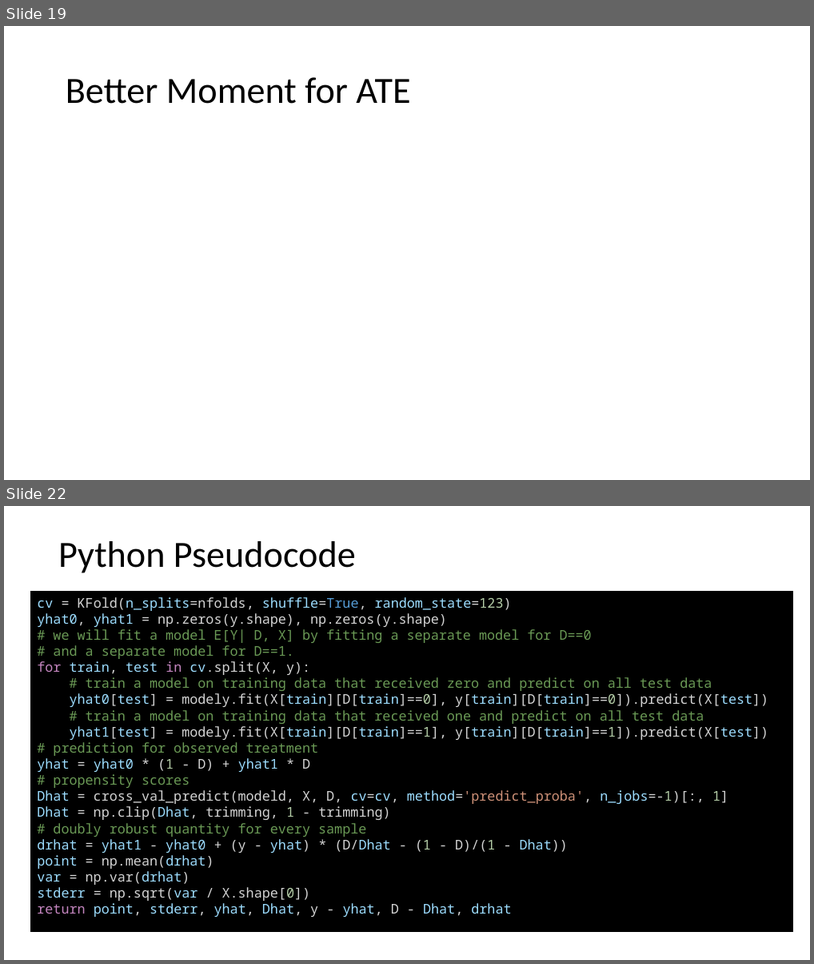
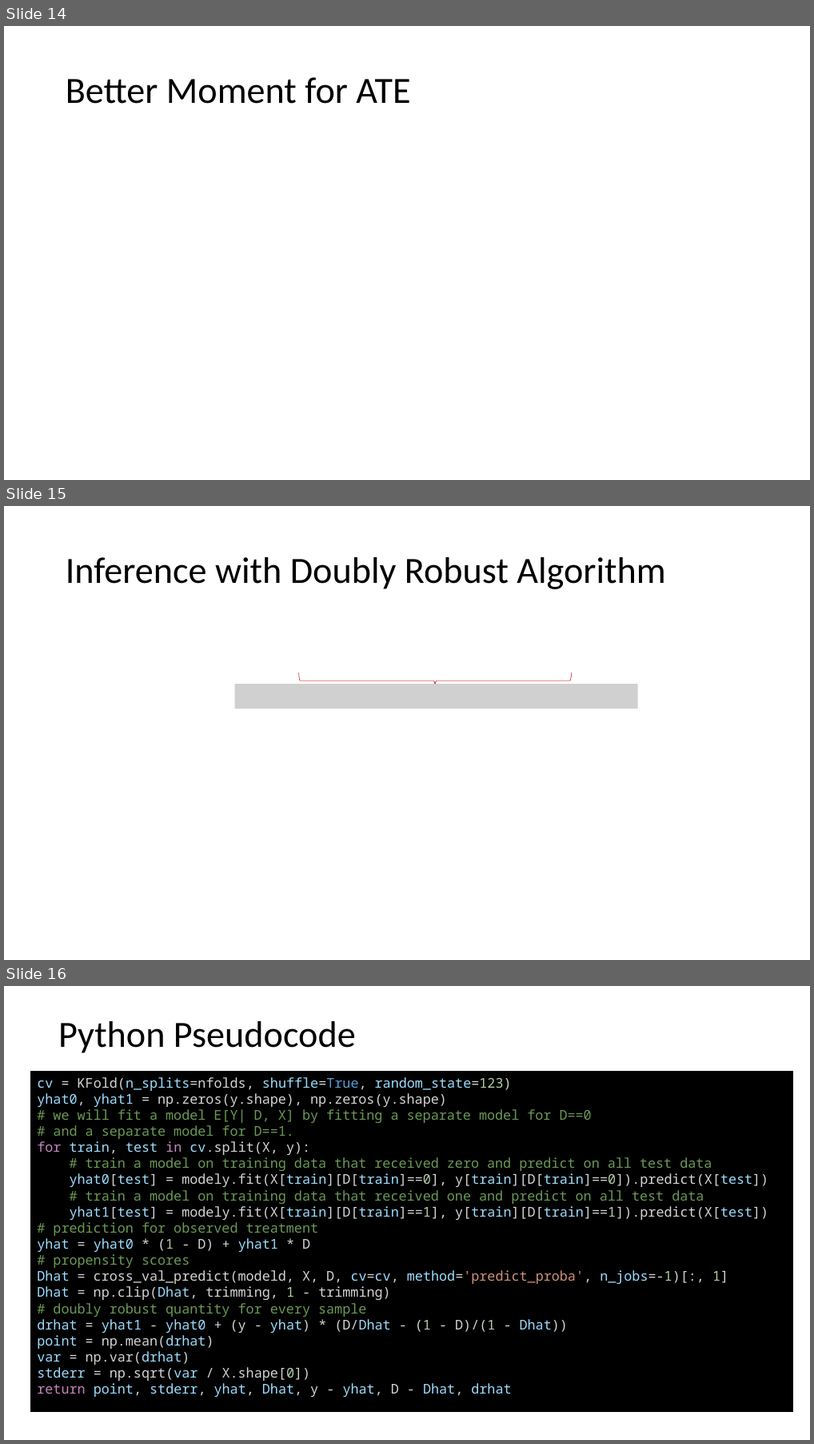
Before and after one commit to stanford-msande228/winter24, a slide deck: assets/presentations/MSANDE228_Lecture13_Inference_with_Modern_NonLinear_Methods2.pptx. Shown one above the other, each under a label of ours: slides 19 and 22 before the commit, slides 14, 15 and 16 after it; the slides between them are not shown. The pictures are 814x964 and 814x1444 pixels, drawn with LibreOffice and Linux fonts; fonts in the diff are those of the drawing; grey boxes stand for pictures. Boxes give left, top, right and bottom in pixels: in the first picture for what was removed or moved away, otherwise in the second. Text is boxed around its words. In the diff, an @@ line names an element or a change of style, - is before the commit and + after.

```diff
--- a/assets/presentations/MSANDE228_Lecture13_Inference_with_Modern_NonLinear_Methods2.pptx
+++ b/assets/presentations/MSANDE228_Lecture13_Inference_with_Modern_NonLinear_Methods2.pptx
@@ slide 15 added at [4, 506, 810, 960], background #FFFFFF @@
@@ title added at [66, 557, 666, 589], 44 pt, text #000000 @@
+Inference with Doubly Robust Algorithm
@@ right brace added at [299, 672, 572, 688], outline #C00000 0.5 pt @@
@@ picture added at [235, 684, 638, 708] @@
@@ what was slide 19 is now slide 14 @@
@@ what was slide 22 is now slide 16 @@
```
Also in this commit, not shown: 2 slides changed, 4 other slides added, 2 slides removed, 13 other files.
